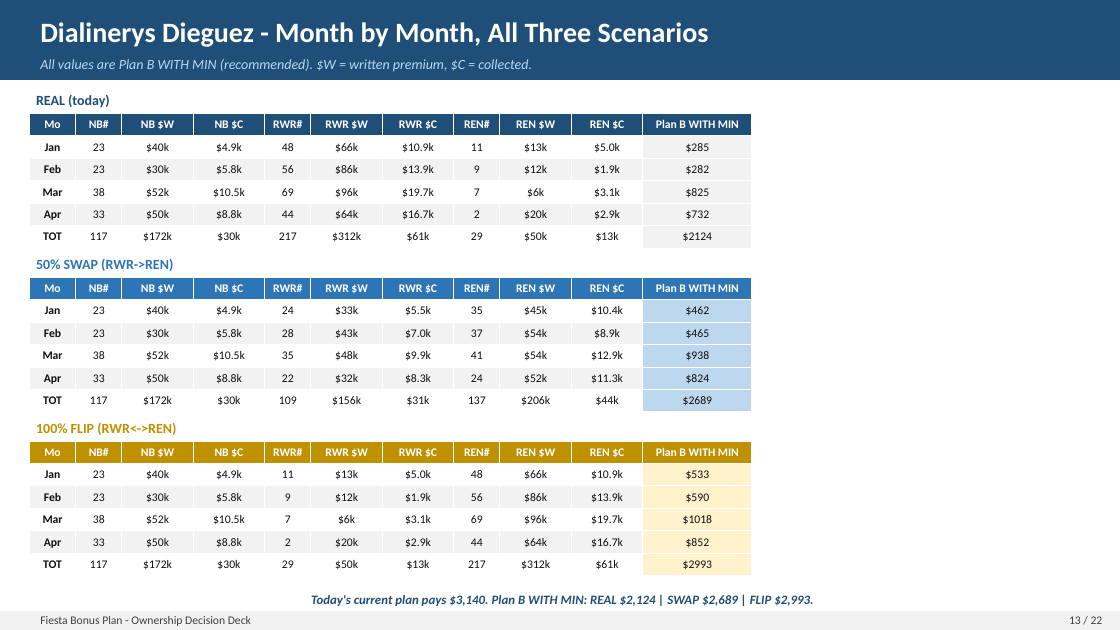
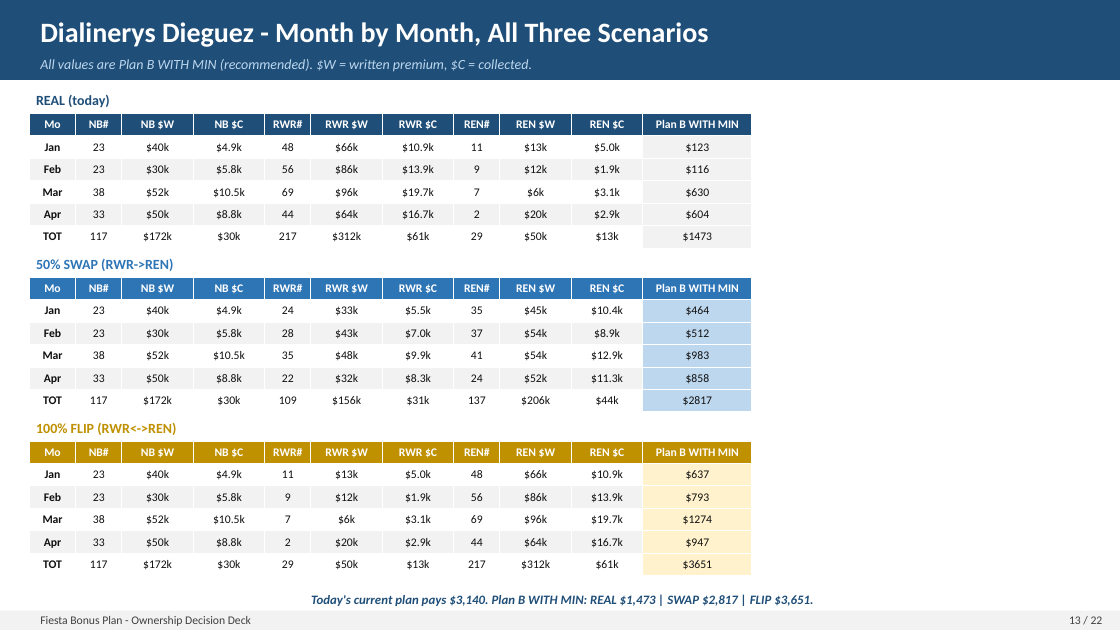
Before and after one commit to FAUS-tech/fiesta-bonus, a slide deck: slide 13 of output/Bonus_Plan_FINAL.pptx. Drawn at 1120x630 pixels with LibreOffice and Linux fonts; fonts in the diff are those of the drawing. Boxes give left, top, right and bottom in pixels: in the first picture for what was removed or moved away, otherwise in the second. Text is boxed around its words. In the diff, an @@ line names an element or a change of style, - is before the commit and + after.

```diff
--- a/output/Bonus_Plan_FINAL.pptx
+++ b/output/Bonus_Plan_FINAL.pptx
@@ table at (x1=29, y1=113, x2=752, y2=246) @@
-row 2, column 11: $285
+row 2, column 11: $123
-row 3, column 11: $282
+row 3, column 11: $116
-row 4, column 11: $825
+row 4, column 11: $630
-row 5, column 11: $732
+row 5, column 11: $604
-row 6, column 11: $2124
+row 6, column 11: $1473
@@ table at (x1=29, y1=277, x2=752, y2=410) @@
-row 2, column 11: $462
+row 2, column 11: $464
-row 3, column 11: $465
+row 3, column 11: $512
-row 4, column 11: $938
+row 4, column 11: $983
-row 5, column 11: $824
+row 5, column 11: $858
-row 6, column 11: $2689
+row 6, column 11: $2817
@@ table at (x1=29, y1=441, x2=752, y2=574) @@
-row 2, column 11: $533
+row 2, column 11: $637
-row 3, column 11: $590
+row 3, column 11: $793
-row 4, column 11: $1018
+row 4, column 11: $1274
-row 5, column 11: $852
+row 5, column 11: $947
-row 6, column 11: $2993
+row 6, column 11: $3651
@@ text at (x1=311, y1=595, x2=813, y2=606): text changed @@
-Today's current plan pays $3,140. Plan B WITH MIN: REAL $2,124 | SWAP $2,689 | FLIP $2,993.
+Today's current plan pays $3,140. Plan B WITH MIN: REAL $1,473 | SWAP $2,817 | FLIP $3,651.
```
Also in this commit, not shown: 9 other slides changed, 3 other files.
